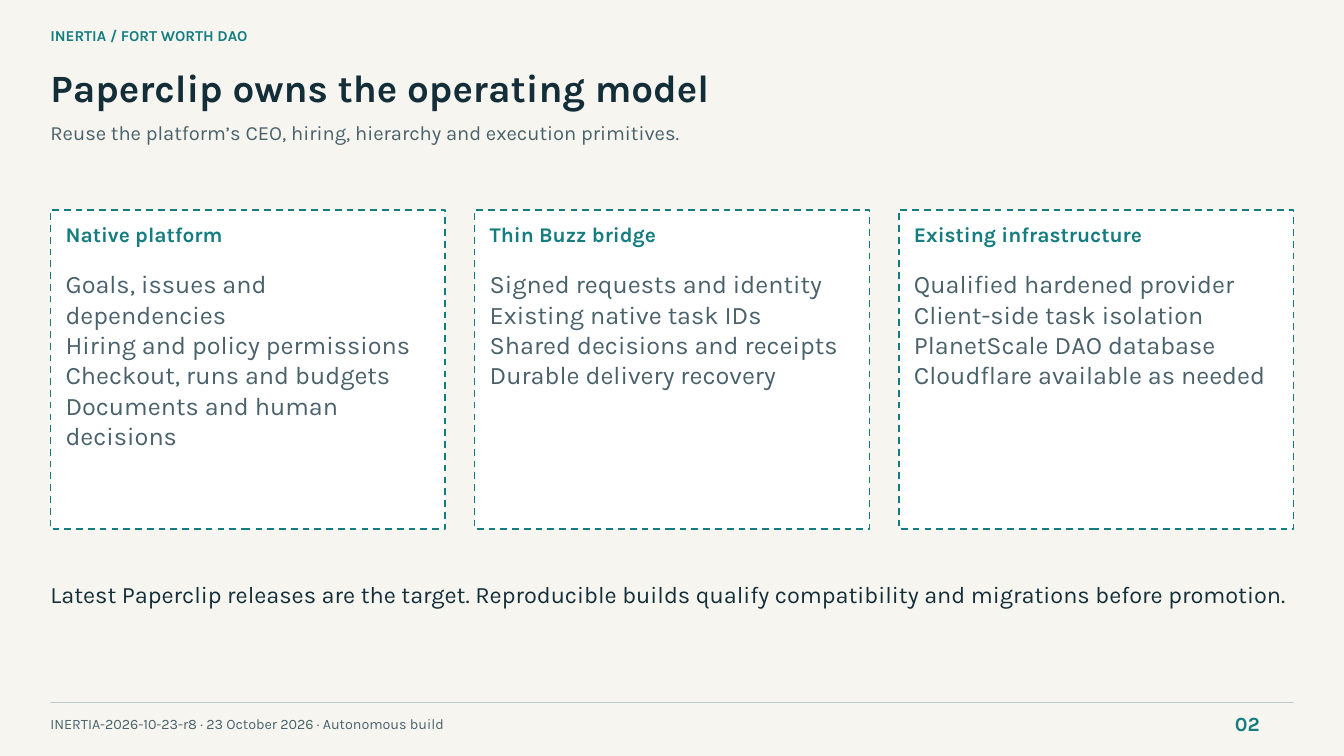
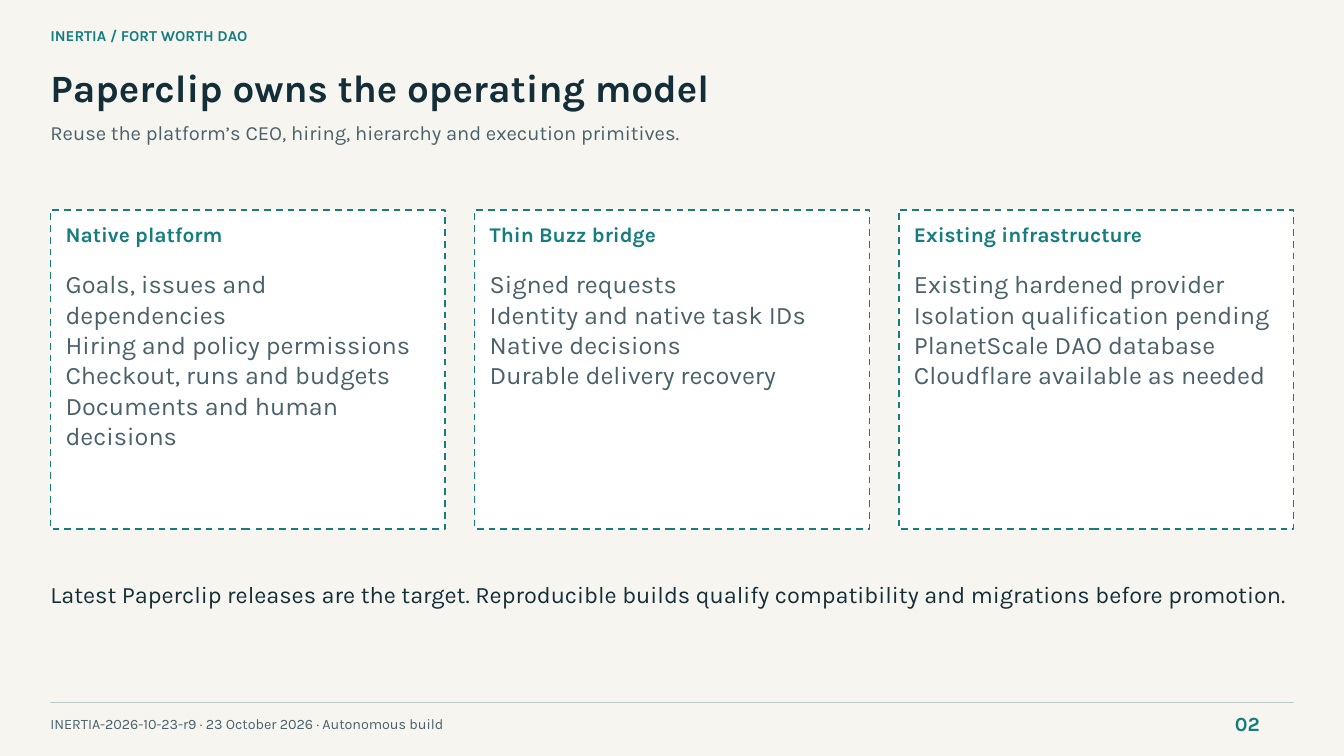
Before and after one commit to NetRxn/Inertia, a slide deck: slide 2 of Inertia-Architecture.pptx. Drawn at 1344x756 pixels with LibreOffice and Linux fonts; fonts in the diff are those of the drawing. Boxes give left, top, right and bottom in pixels: in the first picture for what was removed or moved away, otherwise in the second. Text is boxed around its words. In the diff, an @@ line names an element or a change of style, - is before the commit and + after.

Commit message:
docs: synchronize r9 artifacts and exact native qualification

```diff
--- a/Inertia-Architecture.pptx
+++ b/Inertia-Architecture.pptx
@@ text at (490,275,806,355): text changed @@
-Signed requests and identity
-Existing native task IDs
-Shared decisions and receipts
+Signed requests
+Identity and native task IDs
+Native decisions
@@ text at (914,275,1270,330): text changed @@
-Qualified hardened provider
-Client-side task isolation
+Existing hardened provider
+Isolation qualification pending
@@ text at (50,719,443,729): text changed @@
-INERTIA-2026-10-23-r8 · 23 October 2026 · Autonomous build
+INERTIA-2026-10-23-r9 · 23 October 2026 · Autonomous build
```
Also in this commit, not shown: 7 other slides changed, 15 other files.
